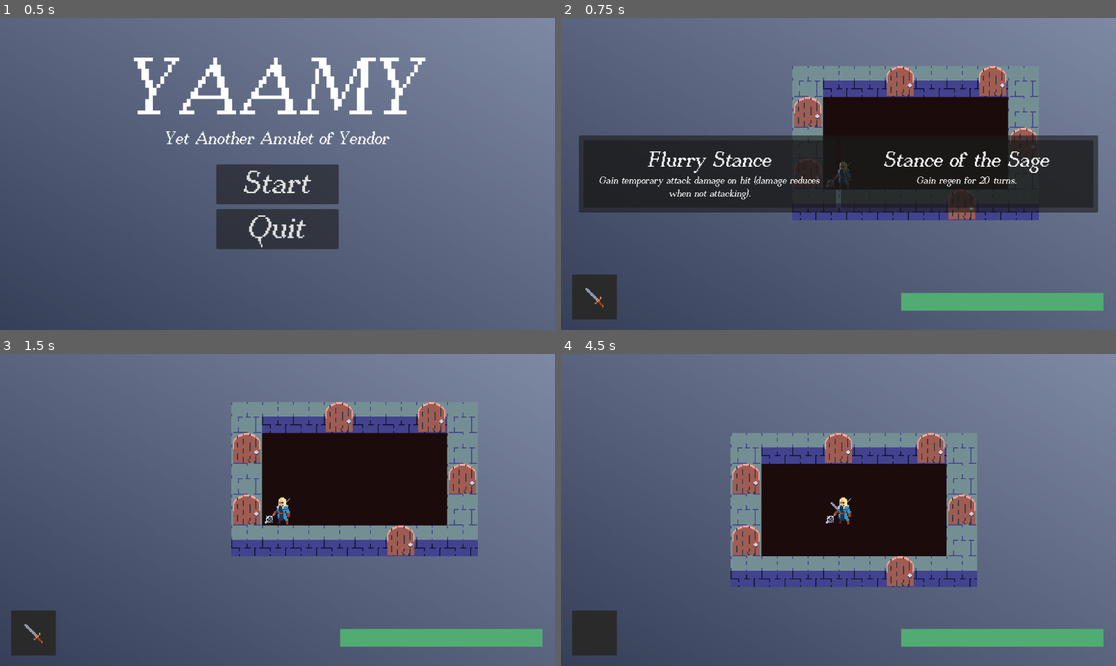
Above: before the commit, frames 1-4 (two rows, left to right).
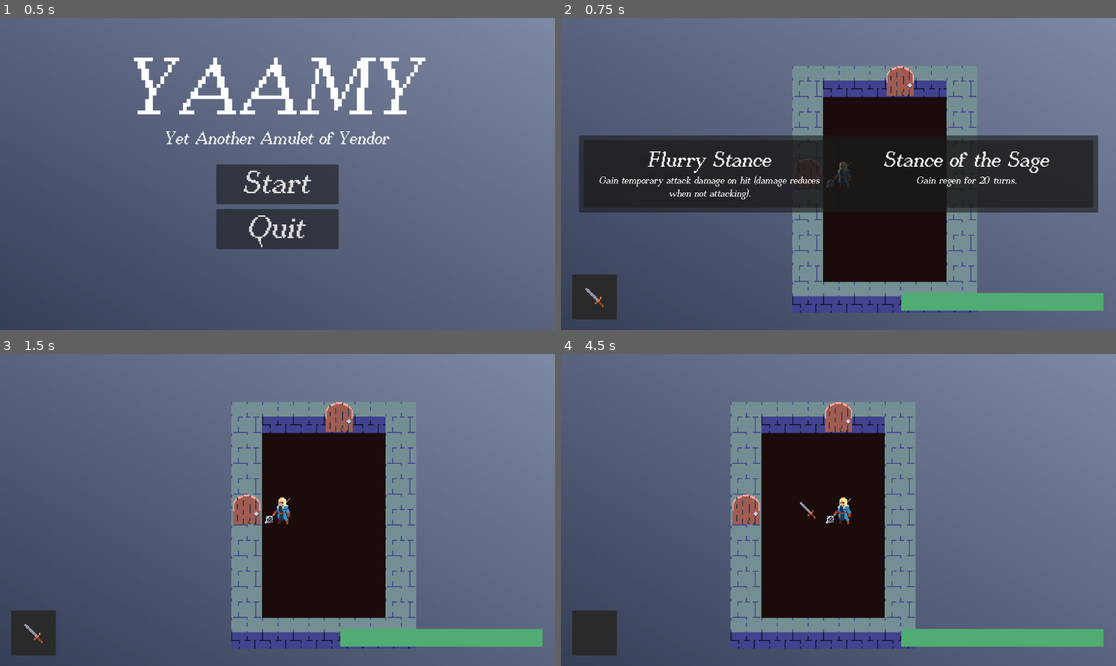
Above: after the commit, the same moments.

Repository: pryganss/TB-DCrawl
Game: Godot game, scene res://src/UI/main_menu.tscn
The game is run twice, just before and just after one commit, with the same random seed, the same clock (stepped at 60 frames per second) and the same inputs.
Inputs (mouse positions are in pixels of both pictures, inside the frame that each line leads up to):
- Up to frame 1 (0.5 s): no input
- Up to frame 2 (0.75 s): click "Start" at 0.5 s
- Up to frame 3 (1.5 s): click (149, 510) at 1.25 s
- Up to frame 4 (4.5 s): tap Enter at 2, 3.5 s; hold D (move_right) 2.03-2.78 s; tap Q (drop) at 2.1, 4.35 s; tap Space (wait) at 2.75, 3.6, 4.25 s; hold S (move_down) 2.78-3.53 s; tap E (grab) at 2.85 s; hold D (move_right) 3.53-4.28 s; hold W (move_up) from 4.28 s (still down)

Frame 1 is identical in both runs. In frame 2, 14% of the frame differs, in the area x 41-87%, y 15-95%; in frame 3, 19%; in frame 4, 23%, in the area x 30-75%, y 15-95%.

Commit message:
add victory condition

Diff:
--- a/Assets/MapGen/floor_2.tres
+++ b/Assets/MapGen/floor_2.tres
@@ -1,27 +1,31 @@
-[gd_resource type="Resource" script_class="MapDefinition" load_steps=12 format=3 uid="uid://d4uqf65dp3nb"]
+[gd_resource type="Resource" script_class="MapDefinition" load_steps=13 format=3 uid="uid://d4uqf65dp3nb"]
 
 [ext_resource type="Script" uid="uid://b7urauaipbtpo" path="res://src/Entities/entity_definition.gd" id="1_6go7k"]
 [ext_resource type="Script" uid="uid://r0iqt0vhc8v1" path="res://src/MapGen/room_definition.gd" id="2_66umw"]
 [ext_resource type="Script" uid="uid://cm66je2ta2wej" path="res://src/Entities/Components/Definitions/component_definition.gd" id="2_tw2vr"]
-[ext_resource type="Resource" uid="uid://k3qc7cjgnukg" path="res://Assets/Items/sword_definition.tres" id="3_dna5y"]
+[ext_resource type="Texture2D" uid="uid://bs2jaln6ch3ba" path="res://32rogues/items.png" id="3_5yspm"]
+[ext_resource type="Script" uid="uid://chfpqmtxwp0ad" path="res://src/Entities/Components/Definitions/yendor_component_definition.gd" id="3_6go7k"]
 [ext_resource type="Script" uid="uid://bhm3bql3b201q" path="res://src/MapGen/map_definition.gd" id="3_ty1gh"]
-[ext_resource type="Script" uid="uid://cvvmd65n8jknf" path="res://src/Entities/Components/Definitions/item_component_definition.gd" id="4_fqtji"]
 [ext_resource type="Resource" uid="uid://bl56wabahx8md" path="res://Assets/Entities/Enemies/slime_definition.tres" id="6_rwel0"]
 
-[sub_resource type="Resource" id="Resource_iwluf"]
-script = ExtResource("4_fqtji")
-item_definition = ExtResource("3_dna5y")
-metadata/_custom_type_script = "uid://cvvmd65n8jknf"
+[sub_resource type="Resource" id="Resource_dna5y"]
+script = ExtResource("3_6go7k")
+metadata/_custom_type_script = "uid://chfpqmtxwp0ad"
 
-[sub_resource type="Resource" id="Resource_egq8j"]
+[sub_resource type="AtlasTexture" id="AtlasTexture_6go7k"]
+atlas = ExtResource("3_5yspm")
+region = Rect2(64, 512, 32, 32)
+
+[sub_resource type="Resource" id="Resource_tw2vr"]
 script = ExtResource("1_6go7k")
+texture = SubResource("AtlasTexture_6go7k")
 blocker = false
-components = Array[ExtResource("2_tw2vr")]([SubResource("Resource_iwluf")])
+components = Array[ExtResource("2_tw2vr")]([SubResource("Resource_dna5y")])
 metadata/_custom_type_script = "uid://b7urauaipbtpo"
 
 [sub_resource type="Resource" id="Resource_hsblp"]
 script = ExtResource("2_66umw")
-features = Array[ExtResource("1_6go7k")]([SubResource("Resource_egq8j")])
+features = Array[ExtResource("1_6go7k")]([SubResource("Resource_tw2vr")])
 metadata/_custom_type_script = "uid://r0iqt0vhc8v1"
 
 [sub_resource type="Resource" id="Resource_e7802"]
--- /dev/null
+++ b/src/Entities/Components/Definitions/yendor_component_definition.gd
@@ -0,0 +1,5 @@
+class_name YendorComponentDefinition
+extends ComponentDefinition
+
+func get_component() -> YendorComponent:
+	return YendorComponent.new(self)
--- /dev/null
+++ b/src/Entities/Components/yendor_component.gd
@@ -0,0 +1,12 @@
+class_name YendorComponent
+extends Component
+
+const TYPE = cpnt.STAIR
+
+func _init(_component_definition: ComponentDefinition):
+	var fighter_component = Map.player.components.get(cpnt.FIGHTER) as FighterComponent
+	fighter_component.turn_ended.connect(win)
+
+func win(args: Dictionary, _signal_name):
+	if args["entity"].grid_position == entity.grid_position:
+		Map.win()
--- /dev/null
+++ b/src/UI/win.tscn
@@ -0,0 +1,20 @@
+[gd_scene load_steps=2 format=3 uid="uid://bwvnismq7tkhu"]
+
+[ext_resource type="PackedScene" uid="uid://cwn6chugt0ph5" path="res://src/UI/main_menu.tscn" id="1_37fjv"]
+
+[node name="Main Menu" instance=ExtResource("1_37fjv")]
+
+[node name="Title" parent="." index="1"]
+text = "YOU WIN"
+
+[node name="Subtitle" parent="." index="2"]
+text = "You have escaped with yet another amulet of yendor"
+
+[node name="Start Button" parent="Menu Buttons" index="0"]
+custom_minimum_size = Vector2(245, 83)
+theme_override_font_sizes/font_size = 35
+text = "Play Again"
+
+[node name="Quit Button" parent="Menu Buttons" index="1"]
+custom_minimum_size = Vector2(245, 83)
+theme_override_font_sizes/font_size = 35
--- a/src/map.gd
+++ b/src/map.gd
@@ -7,7 +7,7 @@
 const TILES: Dictionary[String, Vector2i] = {
 	"FLOOR": Vector2i(0, 11),
 	}
-const MAP_SIZE = Vector2i(25, 25)
+const MAP_SIZE = Vector2i(50, 50)
 
 signal map_ready
 
@@ -82,3 +82,7 @@
 
 	Initiative.initiative[100] = player
 	entities.add_child(player)
+
+func win():
+	Map.current_floor = 0
+	get_tree().change_scene_to_file("res://src/UI/win.tscn")
Not shown, added: src/Entities/Components/Definitions/yendor_component_definition.gd.uid
Not shown, added: src/Entities/Components/yendor_component.gd.uid
